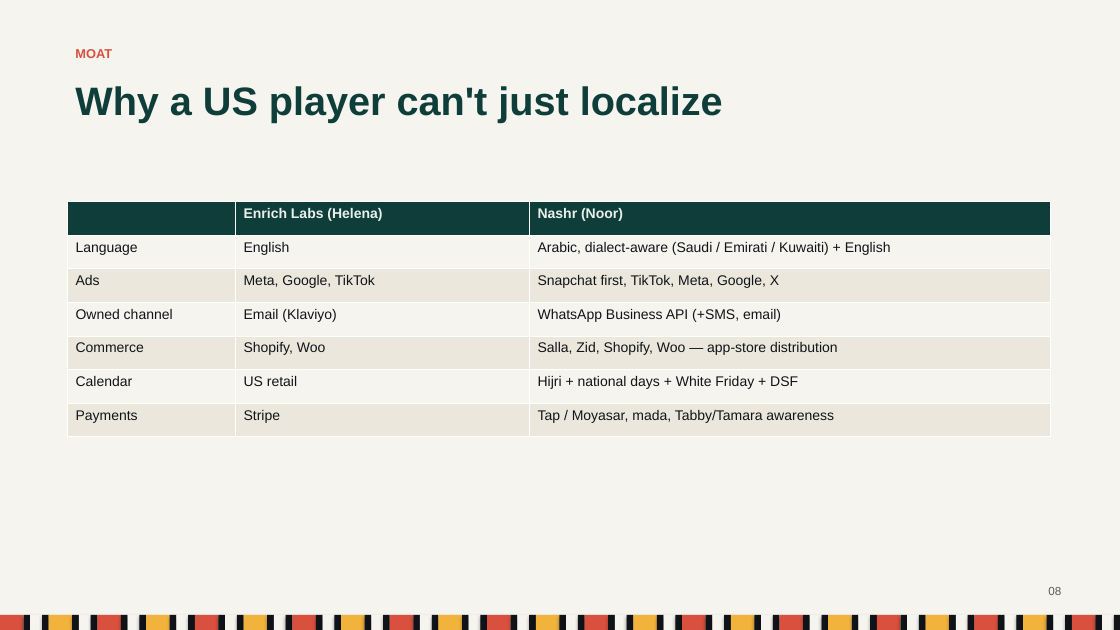
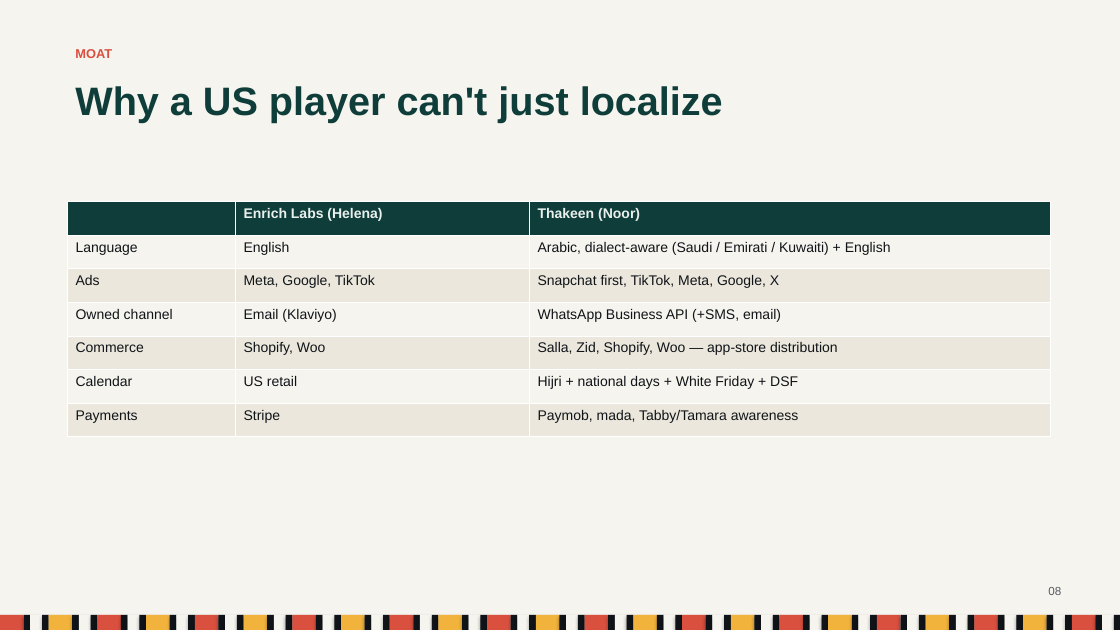
Before and after one commit to iAbulkhair/Nashr, a slide deck: slide 8 of docs/Nashr_Pitch_Deck.pptx. Drawn at 1120x630 pixels with LibreOffice and Linux fonts; fonts in the diff are those of the drawing. Boxes give left, top, right and bottom in pixels: in the first picture for what was removed or moved away, otherwise in the second. Text is boxed around its words. In the diff, an @@ line names an element or a change of style, - is before the commit and + after.

```diff
--- a/docs/Nashr_Pitch_Deck.pptx
+++ b/docs/Nashr_Pitch_Deck.pptx
@@ table at [67, 202, 1050, 437] @@
-row 1, column 3: Nashr (Noor)
+row 1, column 3: Thakeen (Noor)
-row 7, column 3: Tap / Moyasar, mada, Tabby/Tamara awareness
+row 7, column 3: Paymob, mada, Tabby/Tamara awareness
```
Also in this commit, not shown: 10 other slides changed, 7 other files.
